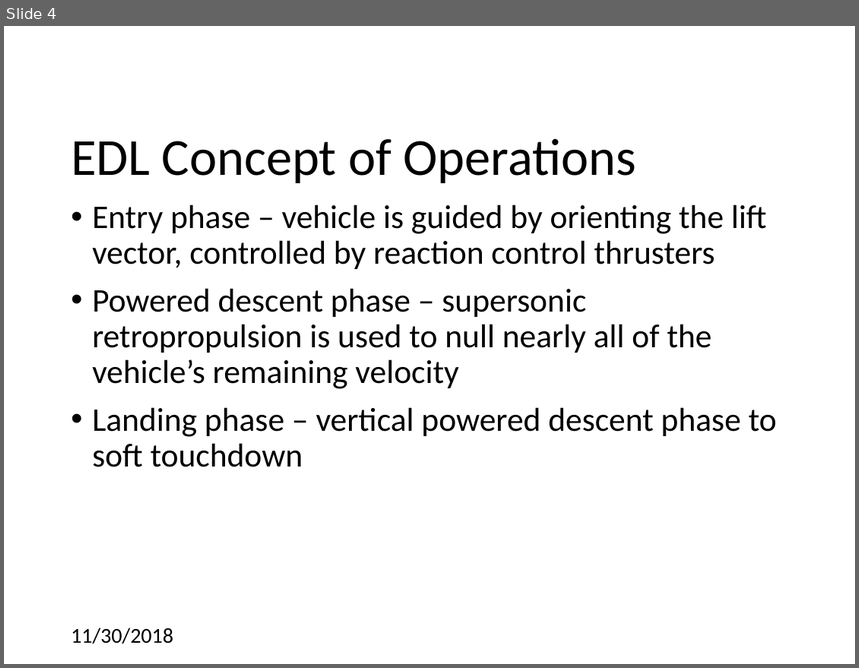
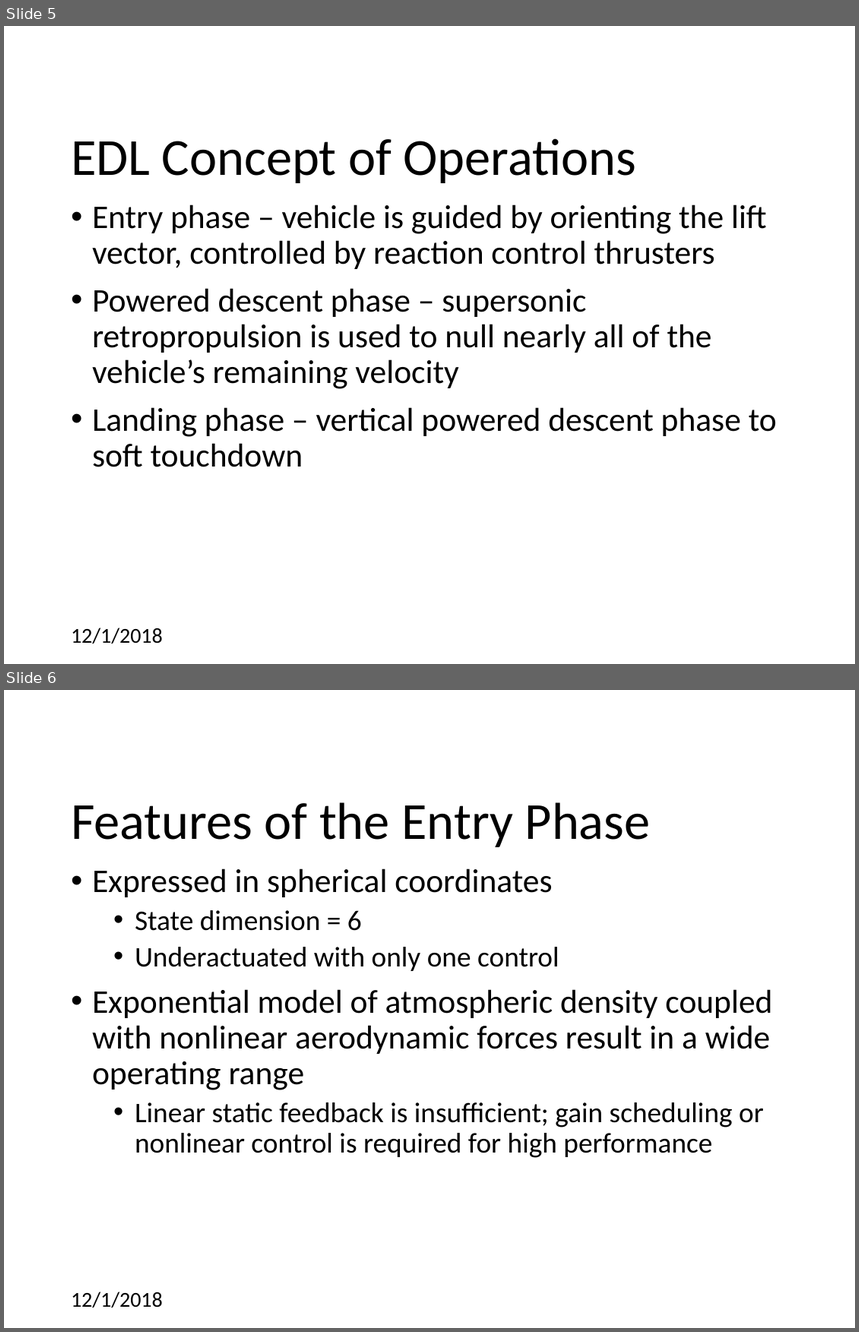
Before and after one commit to CDNoyes/EDL-Py, a slide deck: Documents/Qual Exam.pptx. Shown one above the other, each under a label of ours: slide 4 before the commit, slides 5 and 6 after it. The pictures are 859x668 and 859x1332 pixels, drawn with LibreOffice and Linux fonts; fonts in the diff are those of the drawing; background and template pictures are left out. Boxes give left, top, right and bottom in pixels: in the first picture for what was removed or moved away, otherwise in the second. Text is boxed around its words. In the diff, an @@ line names an element or a change of style, - is before the commit and + after.

```diff
--- a/Documents/Qual Exam.pptx
+++ b/Documents/Qual Exam.pptx
@@ slide 6 added at [4,690,855,1328], background #FFFFFF @@
@@ title added at [71,802,651,847], 44 pt, text #000000 @@
+Features of the Entry Phase
@@ text added at [92,869,772,1158], 24 pt, text #000000 @@
+• Expressed in spherical coordinates
+  • State dimension = 6
+  • Underactuated with only one control
+• Exponential model of atmospheric density coupled with nonlinear aerodynamic forces result in a wide operating range
+  • Linear static feedback is insufficient; gain scheduling or nonlinear control is required for high performance
@@ text added at [71,1292,163,1309], 18 pt, text #000000 @@
+12/1/2018
@@ what was slide 4 is now slide 5 @@
@@ slide 5 changed as well @@
@@ text at [71,628,163,645]: text changed @@
-11/30/2018
+12/1/2018
```
Also in this commit, not shown: 32 other slides changed, 6 other slides added, 1 other file.
